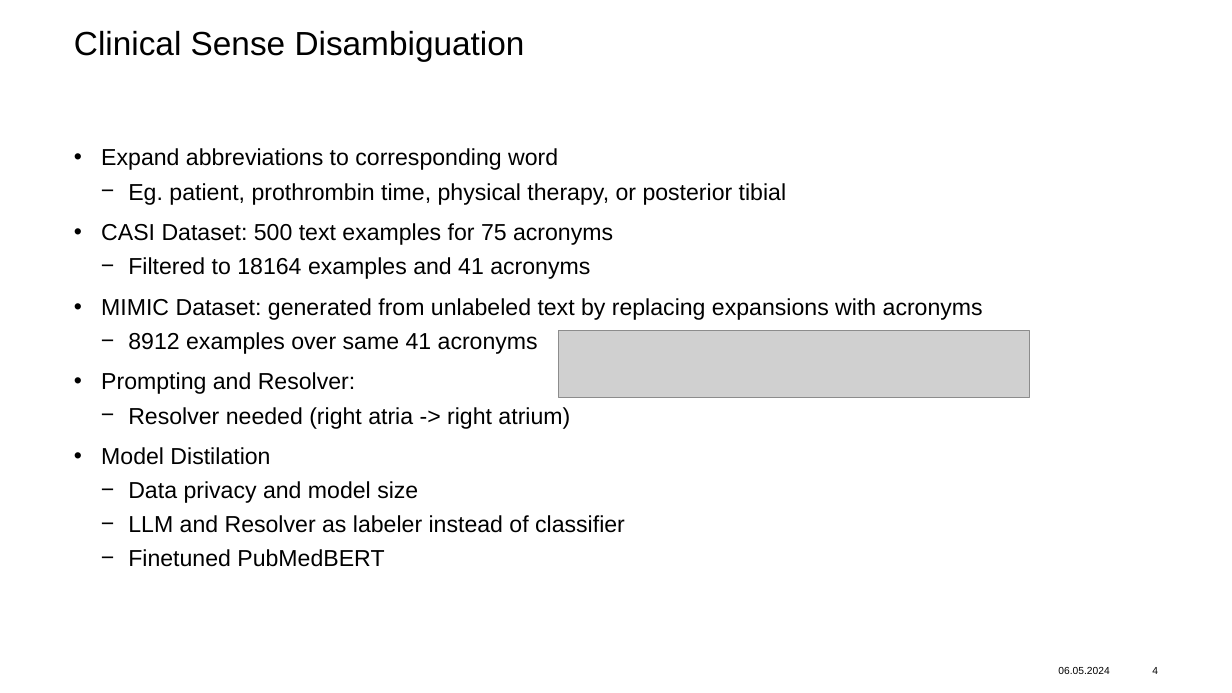
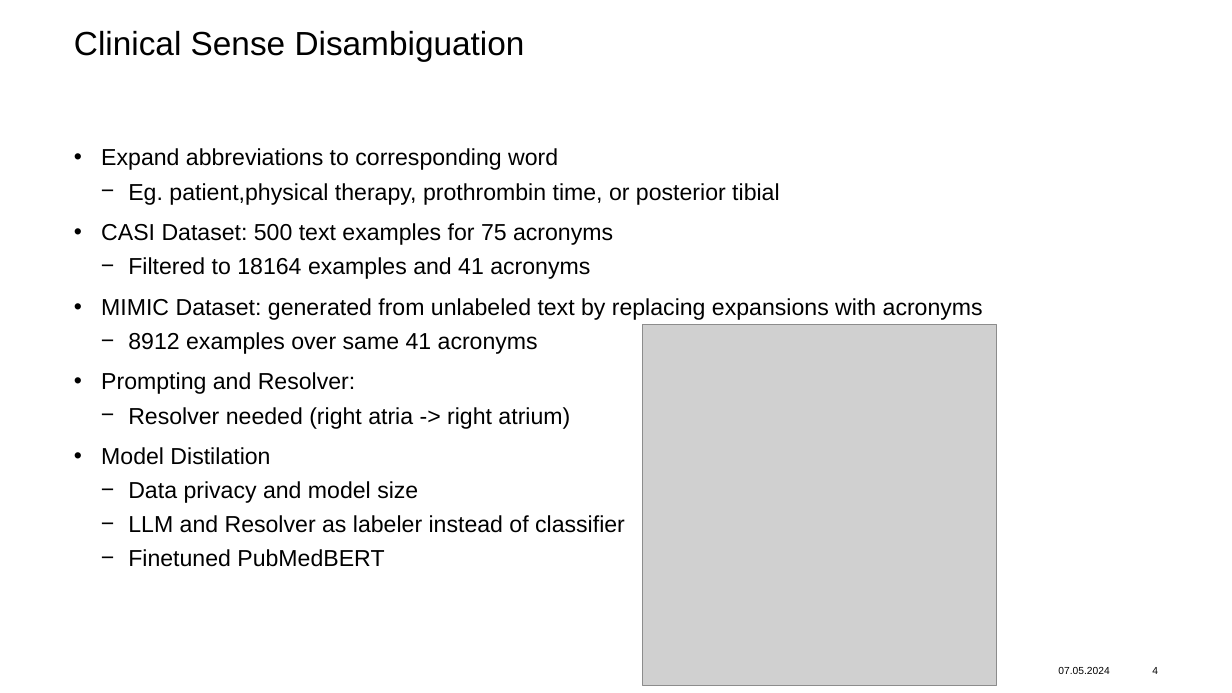
Before and after one commit to zytros/FS24, a slide deck: slide 4 of ML4HC/Presentation_MLHC.pptx. Drawn at 1232x693 pixels with LibreOffice and Linux fonts; fonts in the diff are those of the drawing; grey boxes stand for pictures; background and template pictures are left out. Boxes give left, top, right and bottom in pixels: in the first picture for what was removed or moved away, otherwise in the second. Text is boxed around its words. In the diff, an @@ line names an element or a change of style, - is before the commit and + after.

```diff
--- a/ML4HC/Presentation_MLHC.pptx
+++ b/ML4HC/Presentation_MLHC.pptx
@@ text at bbox=[128, 183, 779, 205]: text changed @@
-  − Eg. patient, prothrombin time, physical therapy, or posterior tibial
+  − Eg. patient,physical therapy, prothrombin time, or posterior tibial
@@ picture added at bbox=[643, 324, 997, 686] @@
@@ picture removed at bbox=[558, 331, 1030, 397] @@
@@ text at bbox=[1058, 667, 1109, 674]: text changed @@
-06.05.2024
+07.05.2024
```
Also in this commit, not shown: 11 other slides changed, 2 other files.
